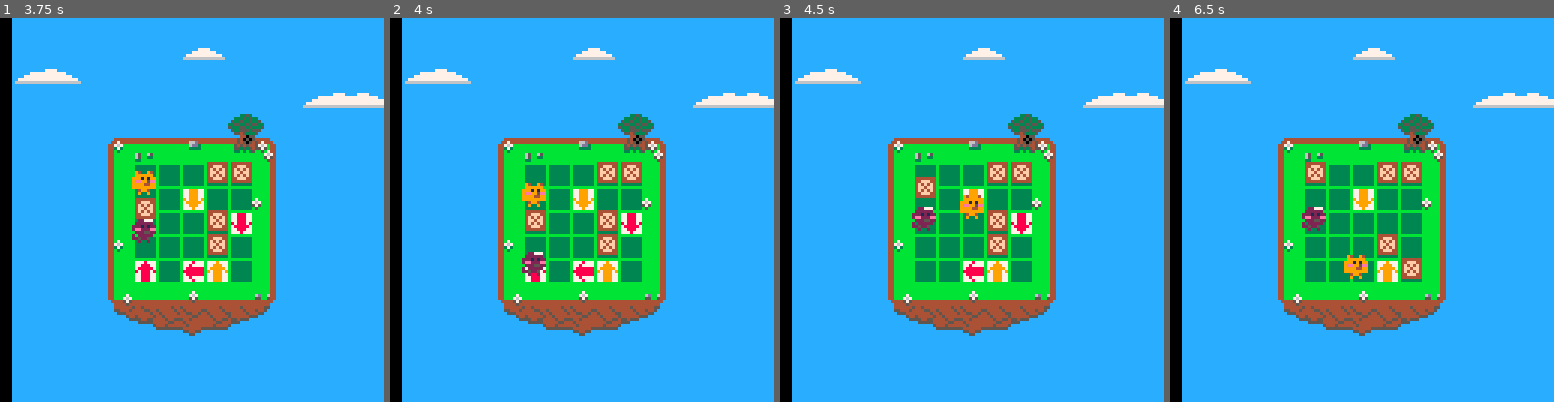
Above: before the commit, frames 1-4 (left to right).
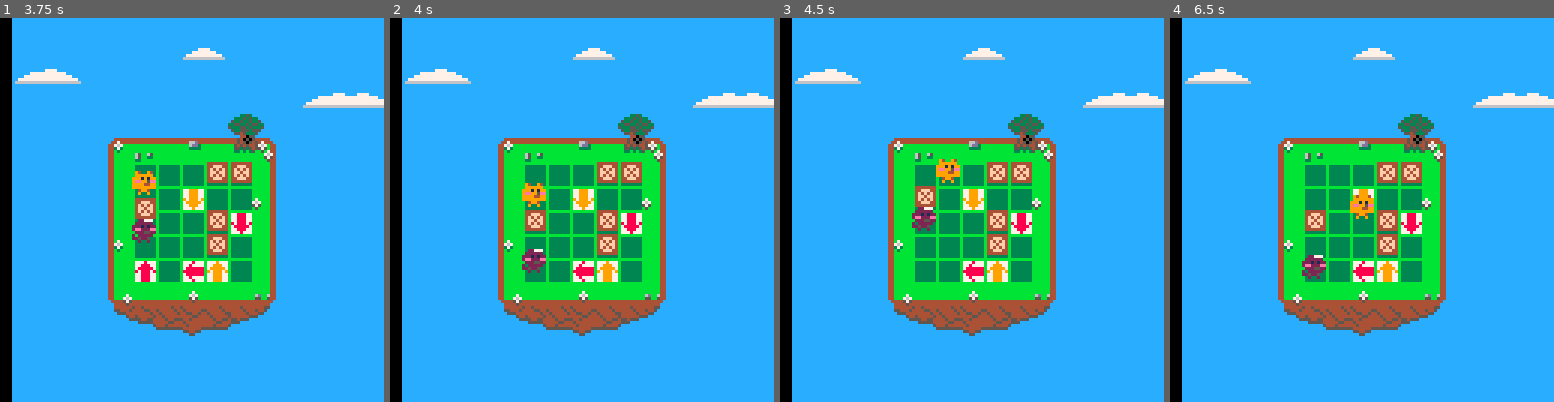
Above: after the commit, the same moments.

Repository: accidentalrebel/pico8-pop-puff
Game: PICO-8 cartridge pop-puff.p8
The game is run twice, just before and just after one commit, with the same random seed, the same clock (stepped at 60 frames per second) and the same inputs.
Inputs:
- Up to frame 1 (3.75 s): hold Right 1.6-2.1 s; hold Up 2.15-2.42 s; hold Right 2.47-3.03 s; hold Left 3.08-3.58 s; hold Down from 3.63 s (still down)
- Up to frame 2 (4 s): release Down at 3.97 s
- Up to frame 3 (4.5 s): hold Right from 4.02 s (still down)
- Up to frame 4 (6.5 s): release Right at 4.68 s; hold Up 4.73-5.03 s; hold Left 5.08-5.68 s; hold Down 5.73-6.03 s; hold Right from 6.08 s (still down)

Frame 1 is identical in both runs. In frame 2, 0.4% of the frame differs, in the area x 34-41%, y 60-69%; in frame 3, 0.9%; in frame 4, 2.5%, in the area x 34-66%, y 37-69%.

Commit message:
Fixed the on reached destination.

Diff:
--- a/pop-puff.p8
+++ b/pop-puff.p8
@@ -380,18 +380,24 @@
       end
    end
    if can_move_to_tile(a,t) then
+      printh("started! "..a.x..","..a.y.." -- "..a.col..","..a.row)
       slide_to_tile(a,t.col,t.row)
    end
 end
 
 function handle_tween(tween)
-   if tween_handle_reached(tween) then
-      return
-   end
    if tween.xory == _x then
-      tween.obj.x = rbl_fflr(tween.obj.x+tween.steps);
+      if tween.direction < 0 then
+	 tween.obj.x = rbl_fceil(tween.obj.x+tween.steps);
+      else
+	 tween.obj.x = rbl_fflr(tween.obj.x+tween.steps);
+      end
    elseif tween.xory == _y then
-      tween.obj.y = rbl_fflr(tween.obj.y+tween.steps);
+      if tween.direction < 0 then
+	 tween.obj.y = rbl_fceil(tween.obj.y+tween.steps);
+      else
+	 tween.obj.y = rbl_fflr(tween.obj.y+tween.steps);
+      end
    end
 
    if tween.direction < 0 then
@@ -401,7 +407,12 @@
       tween.obj.col = flr((tween.obj.x/8)-board_pad_x)
       tween.obj.row = flr((tween.obj.y/8)-board_pad_y)
    end
-   printh(tween.obj.x..","..tween.obj.y.." -- "..tween.obj.col..","..tween.obj.col)
+   printh(tween.obj.x..","..tween.obj.y.." -- "..tween.obj.col..","..tween.obj.row)
+
+   if tween_handle_reached(tween) then
+      printh("reached! "..tween.obj.x..","..tween.obj.y.." -- "..tween.obj.col..","..tween.obj.row)
+      return
+   end
 end
 
 function _update()
@@ -483,7 +494,11 @@
 	     and to_check <= tween.target)
    then
       if tween.xory == _x then
-	 tween.obj.x = tween.target
+	 if tween.direction > 0 then
+	    tween.obj.x = tween.target
+	 else
+	    tween.obj.x = tween.target
+	 end
       else
 	 tween.obj.y = tween.target
       end
@@ -506,6 +521,10 @@
 -->8
 function rbl_fflr(num)
    return flr(num*100)/100
+end
+
+function rbl_fceil(num)
+   return ceil(num*100)/100
 end
 
 function rbl_error(message)
@@ -673,9 +692,6 @@
 
 
 
-__gff__
-0000000000000000000000000000000000000000000000000000000000000000000000000000000000000000000000000000000000000000000000000000000000000000000000000000000000000000000000000000000000000000000000000000000000000000000000000000000000000000000000000000000000000000
-0000000000000000000000000000000000000000000000000000000000000000000000000000000000000000000000000000000000000000000000000000000000000000000000000000000000000000000000000000000000000000000000000000000000000000000000000000000000000000000000000000000000000000
 __map__
 0808080808080808080808080808080800000000000000000000000000000000000000000000000000000000000000000000000000000000000000000000000000000000000000000000000000000000000000000000000000000000000000000000000000000000000000000000000000000000000000000000000000000000
 08080808080808090b0808080808080800000000000000000000000000000000000000000000000000000000000000000000000000000000000000000000000000000000000000000000000000000000000000000000000000000000000000000000000000000000000000000000000000000000000000000000000000000000
Not shown, changed: the sound effects (__sfx__) section of pop-puff.p8
